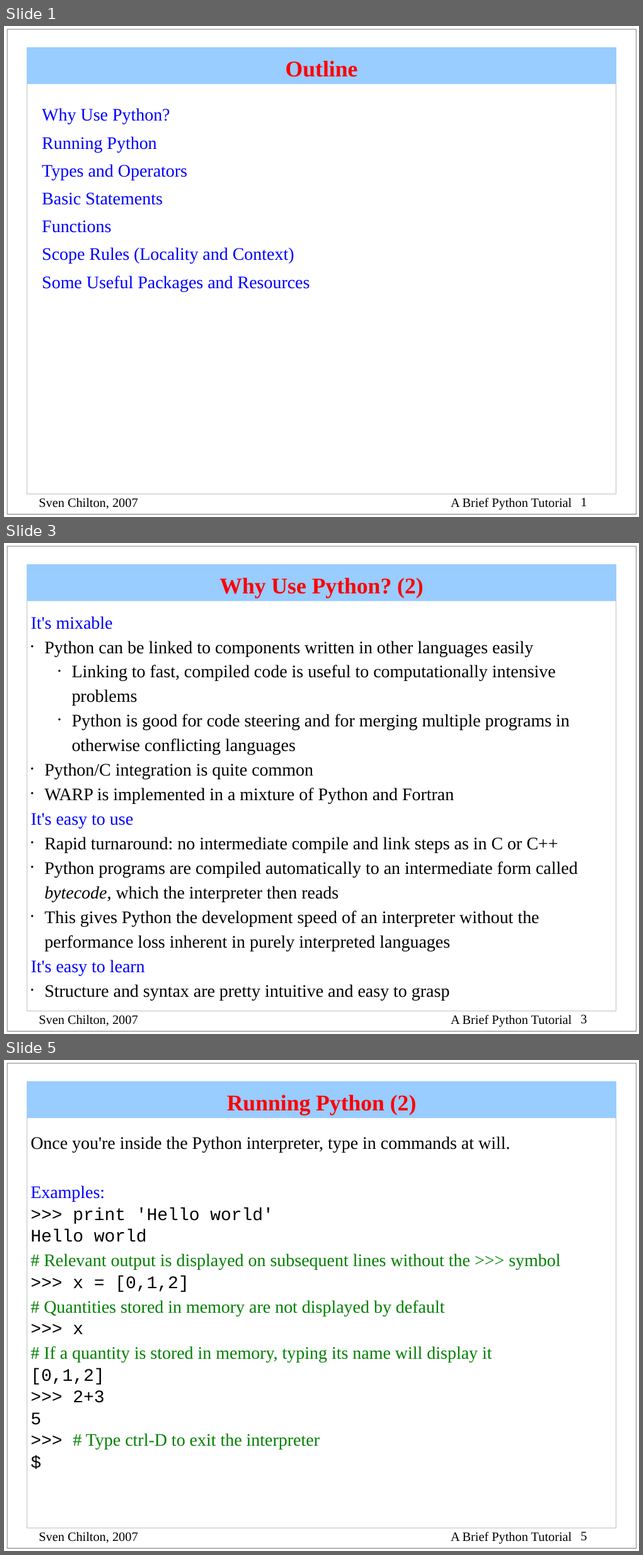
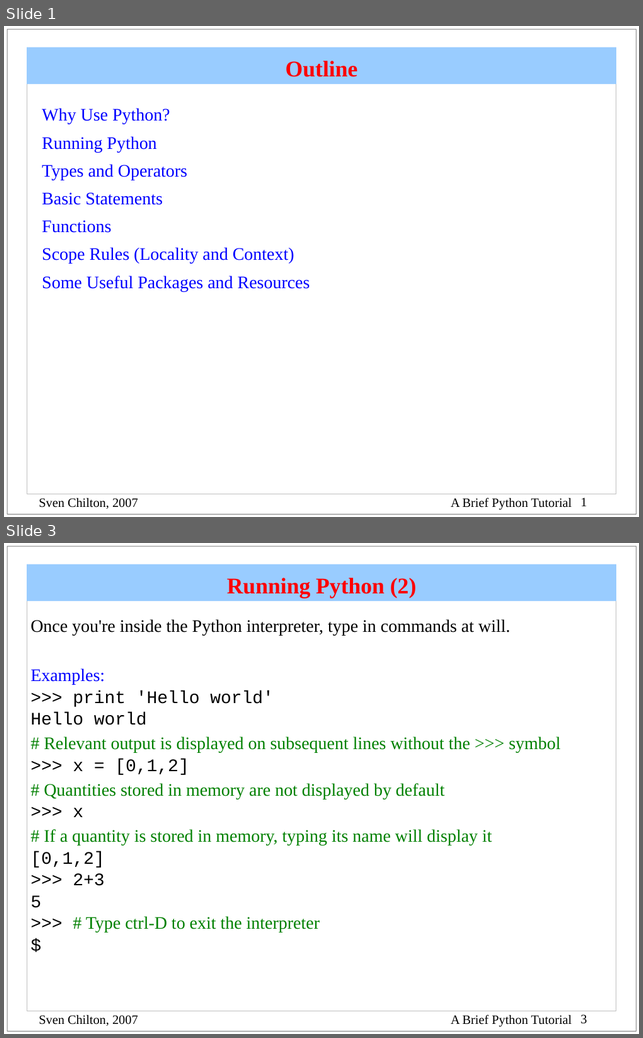
Before and after one commit to bhajojo/RobotFrameworkTraining, a slide deck: python.ppt. Shown one above the other, each under a label of ours: slides 1, 3 and 5 before the commit, slides 1 and 3 after it; the slides between them are not shown. The pictures are 643x1555 and 643x1038 pixels, drawn with LibreOffice and Linux fonts; fonts in the diff are those of the drawing. Boxes give left, top, right and bottom in pixels: in the first picture for what was removed or moved away, otherwise in the second. Text is boxed around its words. In the diff, an @@ line names an element or a change of style, - is before the commit and + after.

Commit message:
Added Python Code and assignments

```diff
--- a/python.ppt
+++ b/python.ppt
@@ slide 3 removed at (4, 543, 639, 1034), background #FFFFFF; not listed: 5 template elements that a slide beside it also shows @@
@@ title removed at (27, 564, 616, 602) @@
-Why Use Python? (2)
@@ text removed at (31, 616, 578, 1000) @@
-It's mixable
-• Python can be linked to components written in other languages easily
-    • Linking to fast, compiled code is useful to computationally intensive problems
-    • Python is good for code steering and for merging multiple programs in otherwise conflicting languages
-• Python/C integration is quite common
-• WARP is implemented in a mixture of Python and Fortran
-It's easy to use
-• Rapid turnaround: no intermediate compile and link steps as in C or C++
-• Python programs are compiled automatically to an intermediate form called bytecode, which the interpreter then reads
-• This gives Python the development speed of an interpreter without the performance loss inherent in purely interpreted languages
-It's easy to learn
-• Structure and syntax are pretty intuitive and easy to grasp
@@ what was slide 5 is now slide 3 @@
@@ page number at (580, 1014, 587, 1024): text changed @@
-5
+3
```
Also in this commit, not shown: 2 other slides removed, 32 other files.
